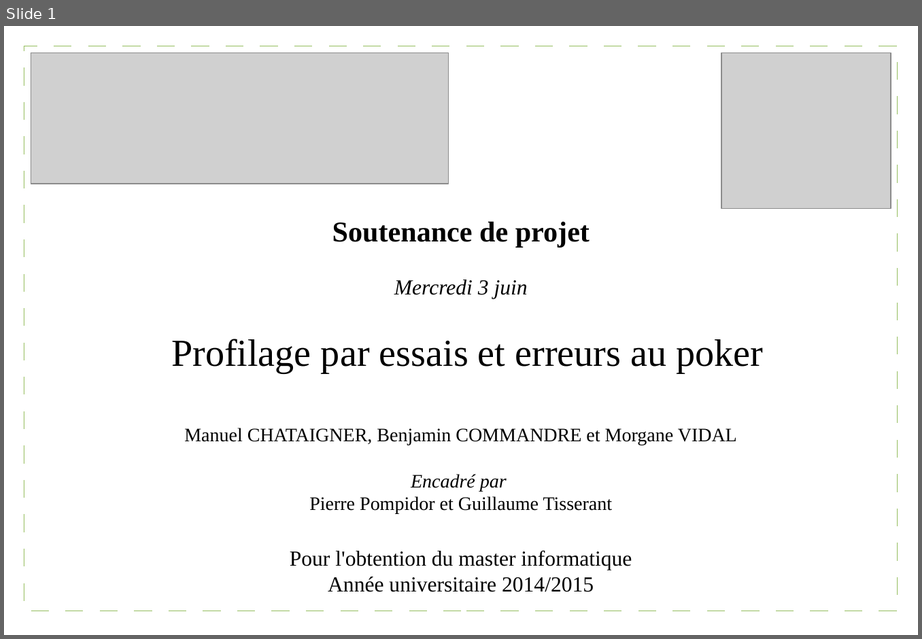
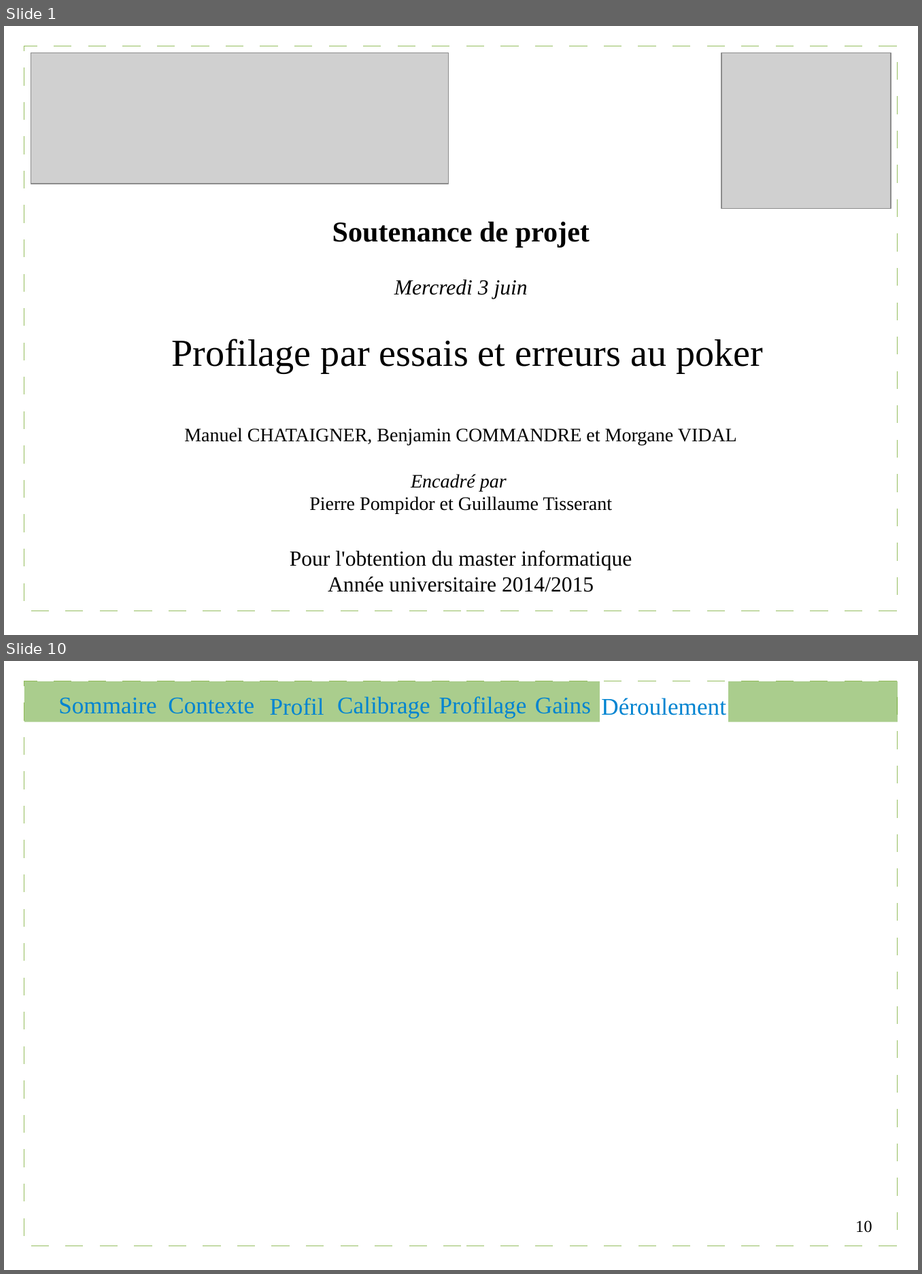
Before and after one commit to Gouga34/TERM1_Poker, a slide deck: Soutenance/presentation.odp. Shown one above the other, each under a label of ours: slide 1 before the commit, slides 1 and 10 after it; the slides between them are not shown. The pictures are 922x639 and 922x1274 pixels, drawn with LibreOffice and Linux fonts; fonts in the diff are those of the drawing; grey boxes stand for pictures. Boxes give left, top, right and bottom in pixels: in the first picture for what was removed or moved away, otherwise in the second. Text is boxed around its words. In the diff, an @@ line names an element or a change of style, - is before the commit and + after.

```diff
--- a/Soutenance/presentation.odp
+++ b/Soutenance/presentation.odp
@@ slide 10 added at [4,661,918,1270], background #FFFFFF; not listed: 1 template element that a slide beside it also shows @@
@@ rectangle added at [24,681,600,722], fill #579D1C at 50% opacity @@
@@ text added at [58,697,156,714], 20 pt, text #0084D1 @@
+Sommaire
@@ text added at [168,697,254,714], 20 pt, text #0084D1 @@
+Contexte
@@ text added at [270,698,324,715], 20 pt, text #0084D1 @@
+Profil
@@ text added at [337,696,430,718], 20 pt, text #0084D1 @@
+Calibrage
@@ text added at [439,696,527,718], 20 pt, text #0084D1 @@
+Profilage
@@ text added at [535,697,591,714], 20 pt, text #0084D1 @@
+Gains
@@ text added at [601,698,726,715], 20 pt, text #0084D1 @@
+Déroulement
@@ rectangle added at [729,681,898,722], fill #579D1C at 50% opacity @@
@@ page number added at [855,1221,872,1233], 14 pt, text #000000 @@
+10
```
Also in this commit, not shown: 1 slide changed, 9 other slides added, 1 slide removed.
